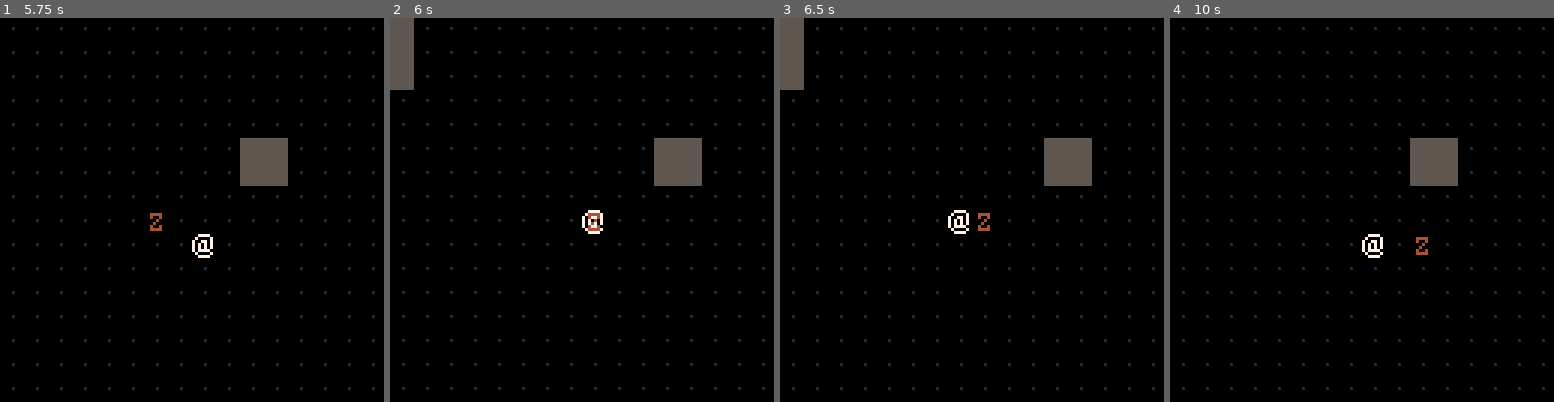
Above: before the commit, frames 1-4 (left to right).
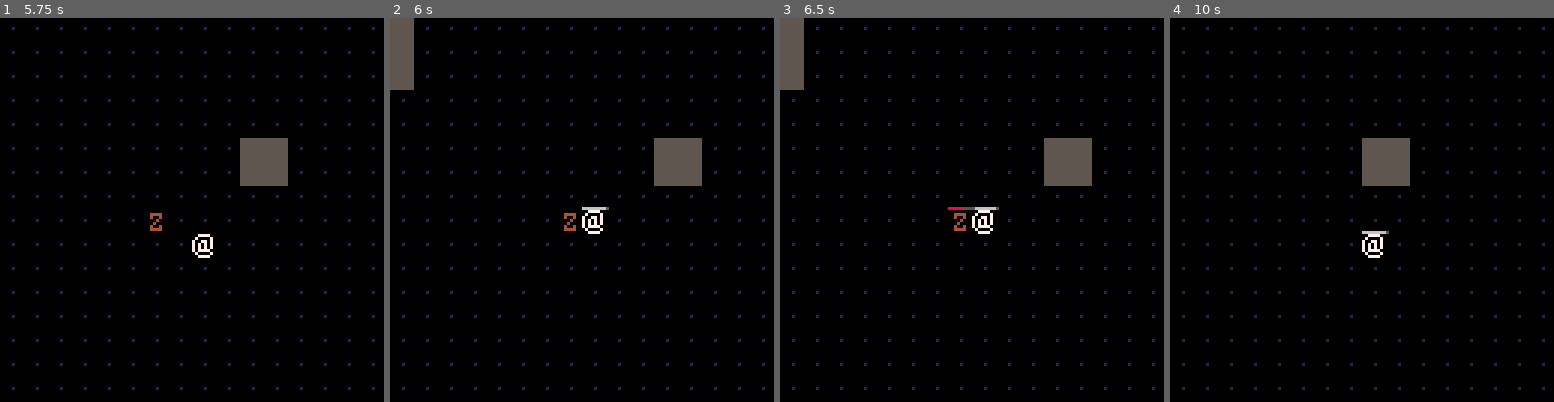
Above: after the commit, the same moments.

Repository: lkingsford/pico8-projects
Game: PICO-8 cartridge rl/rl.p8
Same seed, same stepped clock (60 frames per second), same inputs: the game is played once before the commit and once after it.
Inputs:
- Up to frame 1 (5.75 s): tap O (Z key) at 0.33, 0.7, 1.43, 2.22, 3.1, 3.98, 4.87 s; tap X (X key) at 1.07, 2.07, 2.4, 2.73, 3.07, 3.4, 3.73, 4.07, 4.4, 4.73, 5.07, 5.4, 5.73 s; hold Left 1.97-2.37 s; hold Down 2.42-2.82 s; hold Right 2.87-3.53 s; hold Up 3.58-4.08 s; hold Right 4.13-4.53 s; hold Down 4.58-5.08 s; hold Left from 5.13 s (still down)
- Up to frame 2 (6 s): tap O (Z key) at 5.75 s; release Left at 5.8 s; hold Up from 5.85 s (still down)
- Up to frame 3 (6.5 s): tap X (X key) at 6.07, 6.4 s; release Up at 6.18 s; hold Left from 6.23 s (still down)
- Up to frame 4 (10 s): release Left at 6.63 s; tap O (Z key) every 0.88 s from 6.63 to 9.28 s; hold Down 6.68-7.08 s; tap X (X key) every 0.33 s from 6.73 to 9.73 s; hold Right 7.13-7.8 s; hold Up 7.85-8.35 s; hold Right 8.4-8.8 s; hold Down 8.85-9.35 s; hold Left from 9.4 s (still down)

Frame 1 is identical in both runs. In frame 2, 0.2% of the frame differs, in the area x 45-58%, y 49-56%; in frame 3, 0.6%; in frame 4, 3.3%, in the area x 50-75%, y 31-62%.

Commit message:
RL Basic attack

Diff:
--- a/rl/rl.p8
+++ b/rl/rl.p8
@@ -51,7 +51,7 @@
 
 function zombie()
 	return {
-		x=5,y=5,ai=zombie_ai,spd=20,t=10,spr=49
+		x=5,y=5,ai=zombie_ai,spd=20,t=10,spr=49,hp=2,maxhp=2
 	}
 end
 
@@ -80,19 +80,42 @@
 	move_abs(actor, nx, ny)
 end
 
+function first(t, fn)
+	for i in all(t) do
+		if fn(i) then return i end
+	end
+	return nil
+end
+
+function attack(a, t)
+	local atk = a.atk or DEF_ATK
+	t.hp -= atk
+	if t.hp <= 0 then
+		kill(t)
+	end
+end
+
+function kill(t)
+	del(actors, t)
+end
+
 function move_abs(actor, nx, ny)
-	if not fget(mget(nx,ny),0) then
+	local t = first(actors, function(a) return a != actor and a.x == nx and a.y == ny end)
+	if t then
+		attack(actor, t)
+	elseif not fget(mget(nx,ny),0) and nx >= 0 and ny >= 0 and nx < MWIDTH and ny < MHEIGHT then
 		actor.x = nx
 		actor.y = ny
 	end
 	actor.t += actor.spd or DEF_SP
 end
 
-pc = {x=8,y=8,spr=48,ai=nil,spd=10,t=0}
+pc = {x=8,y=8,spr=48,ai=nil,spd=10,t=0,hp=10,maxhp=10}
 actors = {pc}
 MWIDTH=32
 MHEIGHT=32
 DEF_SP=10
+DEF_ATK=1
 
 function _draw()
 	palt(0, false)
@@ -102,6 +125,11 @@
 	map()
 	for a in all(actors) do
 		spr(a.spr, a.x*8,a.y*8)
+		local h = a.hp/a.maxhp
+		if h < 1 then
+			line(a.x*8, a.y*8-1, a.x*8+8, a.y*8-1, 5)
+			line(a.x*8, a.y*8-1, a.x*8+(h*8\1), a.y*8-1, ({8,8,10,6,7})[h*5\1])
+		end
 	end
 	camera()
 end
